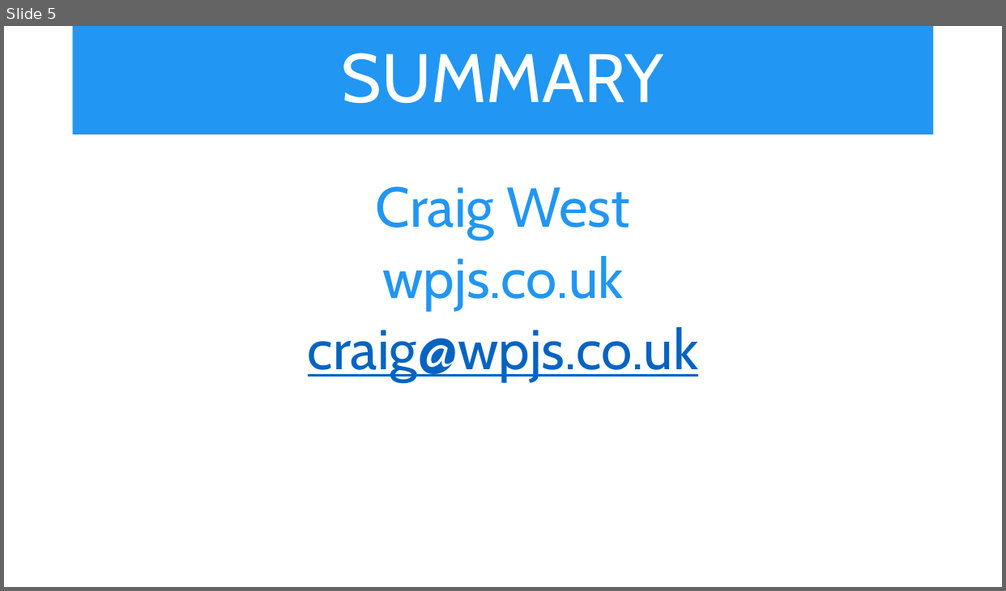
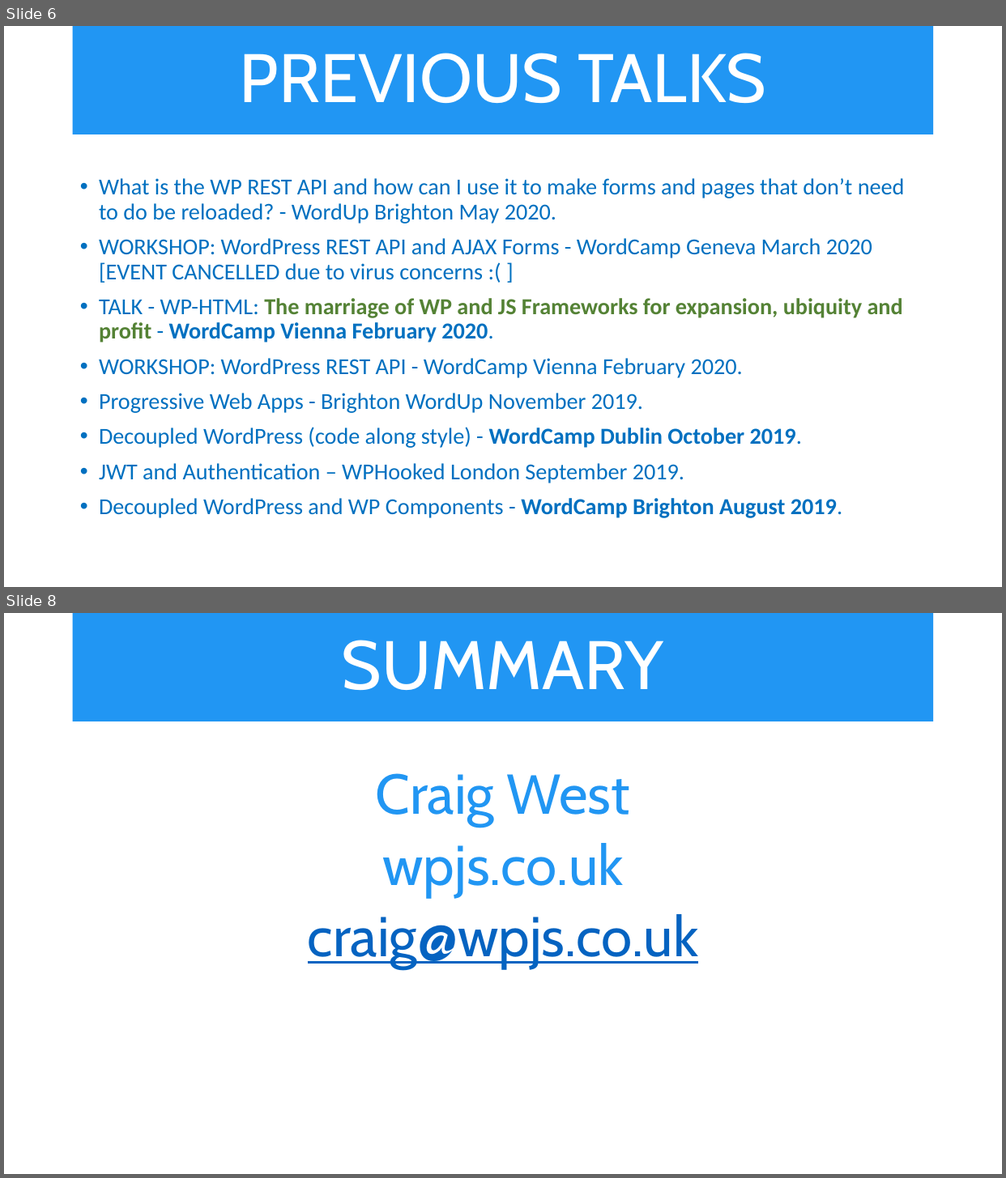
Before and after one commit to aniWeyn/pwa, a slide deck: PWA.pptx. Shown one above the other, each under a label of ours: slide 5 before the commit, slides 6 and 8 after it; the slides between them are not shown. The pictures are 1006x591 and 1006x1178 pixels, drawn with LibreOffice and Linux fonts; fonts in the diff are those of the drawing. Boxes give left, top, right and bottom in pixels: in the first picture for what was removed or moved away, otherwise in the second. Text is boxed around its words. In the diff, an @@ line names an element or a change of style, - is before the commit and + after.

```diff
--- a/PWA.pptx
+++ b/PWA.pptx
@@ slide 6 added at box(4, 26, 1002, 587), background #FFFFFF @@
@@ title added at box(73, 26, 934, 135), fill #2196F3, 66 pt, text #FFFFFF @@
+PREVIOUS TALKS
@@ text added at box(99, 178, 905, 518), 22 pt, text #0070C0 @@
+• What is the WP REST API and how can I use it to make forms and pages that don’t need to do be reloaded? - WordUp Brighton May 2020.
+• WORKSHOP: WordPress REST API and AJAX Forms - WordCamp Geneva March 2020 [EVENT CANCELLED due to virus concerns :( ]
+• TALK - WP-HTML: The marriage of WP and JS Frameworks for expansion, ubiquity and profit - WordCamp Vienna February 2020.
+• WORKSHOP: WordPress REST API - WordCamp Vienna February 2020.
+• Progressive Web Apps - Brighton WordUp November 2019.
+• Decoupled WordPress (code along style) - WordCamp Dublin October 2019.
+• JWT and Authentication – WPHooked London September 2019.
+• Decoupled WordPress and WP Components - WordCamp Brighton August 2019.
@@ what was slide 5 is now slide 8 @@
```
Also in this commit, not shown: 4 slides changed, 2 other slides added, 1 other file.
